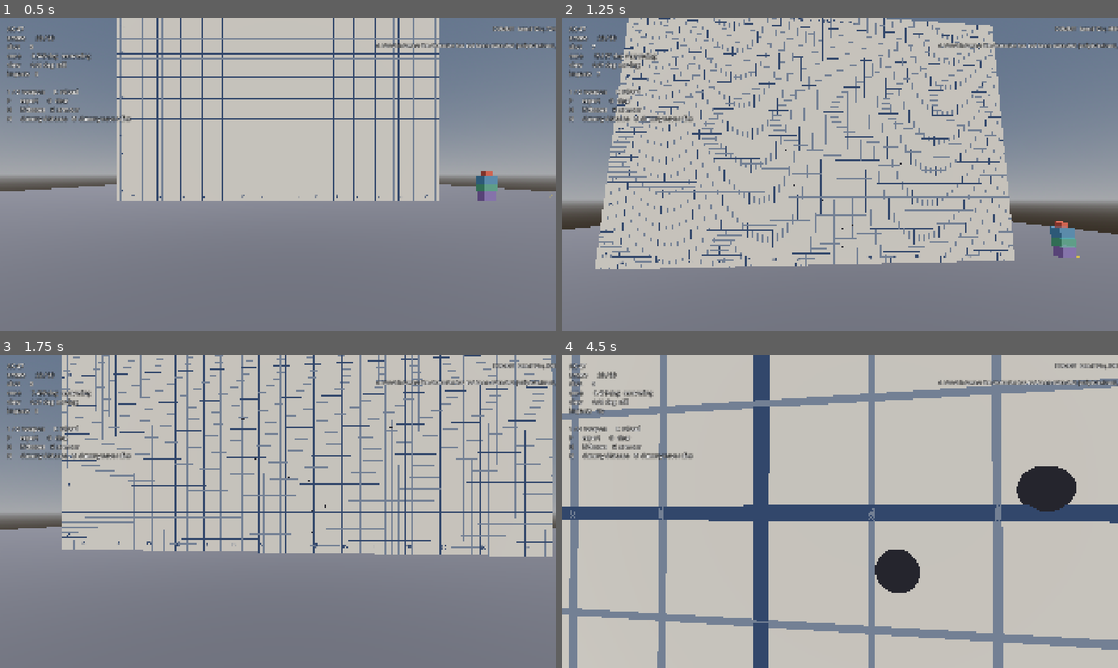
Above: before the commit, frames 1-4 (two rows, left to right).
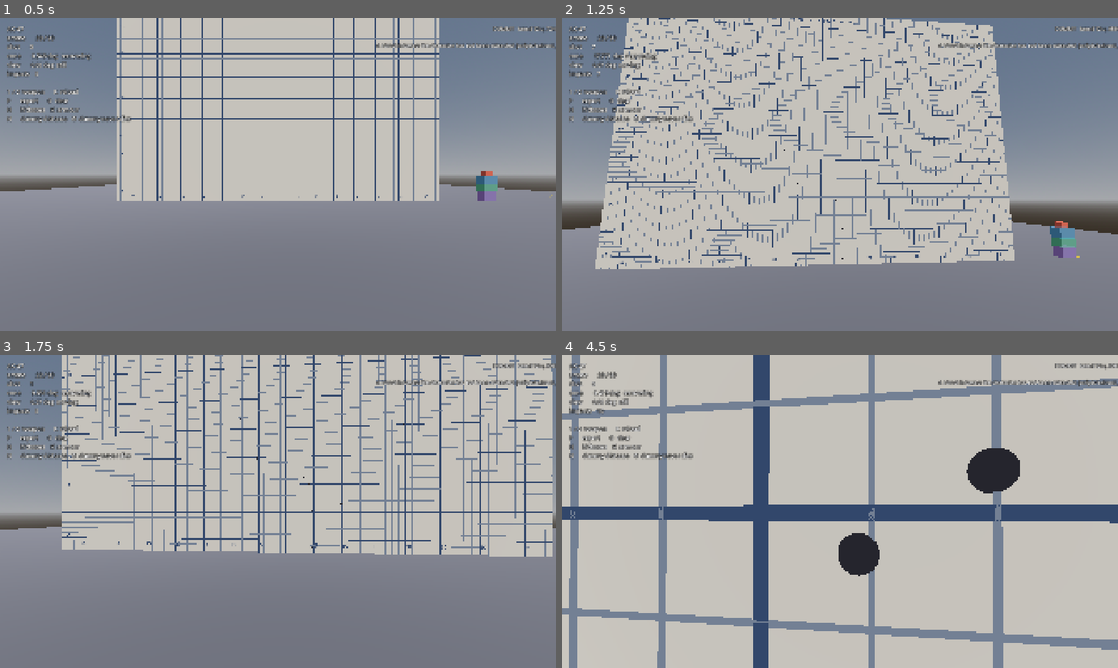
Above: after the commit, the same moments.

Repository: sidcarrollworks/CSGODOT
Game: Godot game, scene res://maps/test_range/test_range.tscn
Same seed, same stepped clock (60 frames per second), same inputs: the game is played once before the commit and once after it. This scene is started directly instead of the project's main scene.
Inputs (mouse positions are in pixels of both pictures, inside the frame that each line leads up to):
- Up to frame 1 (0.5 s): no input
- Up to frame 2 (1.25 s): move the mouse to (867, 174) at 0.52 s; press the mouse at (867, 174) at 0.53 s; hold W (move_forward) from 0.53 s (still down); tap Space (jump) at 0.77 s; tap Ctrl (duck) at 0.8 s
- Up to frame 3 (1.75 s): keep holding W (move_forward); move the mouse to (250, 511) at 1.27 s; release the mouse at (250, 511) at 1.28 s; tap Ctrl (duck) at 1.35 s; tap Space (jump) at 1.52 s; tap Shift (walk) at 1.55 s
- Up to frame 4 (4.5 s): keep holding W (move_forward); move the mouse to (851, 505) at 2.02 s; hold Shift (walk) 2.03-2.78 s; click (851, 505) at 2.3 s; move the mouse to (834, 517) at 2.77 s; click (834, 517) at 2.85 s; tap Space (jump) at 3.02, 3.77 s; tap Ctrl (duck) at 3.05, 4.35 s; move the mouse to (878, 514) at 3.52 s; hold Shift (walk) 3.53-4.28 s; right-click (878, 514) at 3.6 s; tap R (reload) at 4.15 s; move the mouse to (795, 508) at 4.27 s

Frame 1 is identical in both runs. In frame 2, less than 0.1% of the frame differs, in the area x 6-62%, y 11-78%; in frame 3, less than 0.1%; in frame 4, 4.0%, in the area x 49-93%, y 29-76%.

Commit message:
Let taps recover: CS's decaying recoil, and the rest of what the sheet implies
Sid: tapping "has the tendency to continue the spray pattern to the T
instead of slowly being reset". It did: any pause under 0.4 s carried on
down the pattern exactly, and a longer one started from the top.

Rounds now go where CS's aim punch has carried them (RecoilState), in the
shape CS:GO's code gives it: each round pushes the punch's velocity; the
punch decays by 8/s and 18 degrees/s, its velocity by 4.5/s; the recoil
index that picks the push decays to a tenth every half second once the
trigger has been off 1.1 cycles, and resets on a fresh magazine. CS2's own
constants are not published. The pushes are solved from the measured
patterns, so a held trigger still walks each pattern to a hundredth of a
degree; tapped, the same pushes decay between rounds. Ten AK rounds then
a 0.3 s pause lands the next at 6.3 degrees where the spray was at 13.6;
steady taps every 0.25 s stay within half a degree.

Also from the sheet and CS's model:
- A held trigger fires at the last round plus the cycle, not on the next
  tick, which had made 600 RPM come out at 591 (player and bots).
- Movement costs nothing under a third of top speed and all of it from
  95%, rising as the fourth root between, in proportion with walk held.
- A round's offset is a uniform share of the cone's radius, bunching
  rounds towards the centre, as CS draws it.

reference/weapons/README.md explains every column of the sheet and the
nuances by weapon; reference/weapons/TODO.md is the list for building
every other gun, split into what needs Sid's machine and what a cloud
thread can do.

Co-Authored-By: Claude Opus 5.5 (1M context) <noreply@anthropic.com>
Claude-Session: https://claude.ai/code/session_01UXJaMBKmu377kjggBnRGb5

Diff:
--- a/src/bots/bot.gd
+++ b/src/bots/bot.gd
@@ -217,6 +217,9 @@
 	weapon.trigger_held = bursting
 	var state := Weapon.ShooterState.new(Vector2(velocity.x, velocity.z).length(), on_ground, is_ducked)
 	weapon.update(delta, now, state)
+	# The round goes when the weapon is ready, not on the tick after, so a
+	# bot's rifle fires at its own rate as the player's does.
+	now = clampi(weapon.next_shot_usec(), now - int(delta * 1_000_000.0), now)
 	if not bursting or not weapon.can_fire(now):
 		return
 	var shot := weapon.fire(now, 0.0, eyes, yaw_degrees + _aim_error.x, pitch_degrees + _aim_error.y, state)
--- a/src/player/player_controller.gd
+++ b/src/player/player_controller.gd
@@ -321,7 +321,8 @@
 		Input.is_action_pressed(&"attack") or not fire_events.is_empty()
 	)
 	var state := Weapon.ShooterState.new(
-		Vector2(velocity.x, velocity.z).length(), on_ground, is_ducked
+		Vector2(velocity.x, velocity.z).length(), on_ground, is_ducked,
+		Input.is_action_pressed(&"walk")
 	)
 	weapon.update(delta, now, state)
 
@@ -336,8 +337,19 @@
 			state
 		)
 
+	# Held down, the next round goes the moment the weapon is ready, not on
+	# the tick after: on the tick, every gap rounds up to whole ticks and 600
+	# rounds a minute comes out at 591.
 	if Input.is_action_pressed(&"attack"):
-		_try_shoot(now, 1.0, input.yaw_degrees, input.pitch_degrees, state)
+		var tick_began := now - _tick_length_usec
+		var at := clampi(weapon.next_shot_usec(), tick_began, now)
+		_try_shoot(
+			at,
+			PlayerInput.tick_fraction(at, tick_began, _tick_length_usec),
+			input.yaw_degrees,
+			input.pitch_degrees,
+			state
+		)
 
 
 func _try_shoot(
--- /dev/null
+++ b/src/weapons/recoil_state.gd
@@ -0,0 +1,122 @@
+class_name RecoilState
+extends RefCounted
+
+## Where the recoil has carried the BULLETS, in degrees, as (right, up), and
+## how that recovers when the trigger is let go.
+##
+## This is CS's aim punch, in the shape CS:GO's code gives it (CS2's own
+## constants are not published): each round pushes the punch's VELOCITY, and
+## every moment the punch decays exponentially and by a fixed rate towards
+## zero while its velocity decays more slowly. Held down, the rounds come
+## faster than it can recover and it climbs; let go, it comes home within a
+## few tenths of a second. A round goes wherever it is when the trigger breaks.
+##
+## The spray patterns are measured positions, not pushes, so the pushes are
+## SOLVED from them (solve_impulses): the push each round needs so that, held
+## at the weapon's own rate of fire and decaying all the while, the next round
+## lands exactly on the pattern's next entry. Held down, the bullets walk the
+## measured pattern. Tapped, the same pushes decay between rounds, and the
+## recoil index they are chosen by decays too (Weapon), so a tap lands short
+## of where the spray would have got to, and further short the longer the gap.
+##
+## The view kick is a separate system entirely (Weapon.aim_punch and its
+## springs, tuned by eye against CS2). This decides only where rounds go.
+
+## Exponential decay of the punch, per second (CS:GO weapon_recoil_decay2_exp).
+const DECAY_EXP := 8.0
+## Linear decay of the punch, degrees per second of the punch itself
+## (weapon_recoil_decay2_lin). The bullets move by the punch times
+## BULLET_SCALE, so in the bullets' degrees it is this times that.
+const DECAY_LIN := 18.0
+## Exponential decay of the punch's velocity, per second
+## (weapon_recoil_vel_decay).
+const VELOCITY_DECAY := 4.5
+## How far the bullets move per degree of punch (weapon_recoil_scale).
+const BULLET_SCALE := 2.0
+
+## The state is stepped no coarser than this. Finer than the 128 Hz tick
+## because a round lands part-way through a tick, and the steps must come
+## out the same however the time between two rounds is cut up; at 1/512 s
+## the difference is under a hundredth of a degree over a magazine.
+const MAX_STEP := 1.0 / 512.0
+
+## Past this long without a round, the punch is back at zero for good: its
+## linear decay pins it there once the velocity left is below it.
+const SETTLED_AFTER := 1.0
+
+var value: Vector2 = Vector2.ZERO
+var velocity: Vector2 = Vector2.ZERO
+
+
+func reset() -> void:
+	value = Vector2.ZERO
+	velocity = Vector2.ZERO
+
+
+## Runs the punch forward by seconds.
+func advance(seconds: float) -> void:
+	if seconds <= 0.0:
+		return
+	if seconds > SETTLED_AFTER:
+		value = Vector2.ZERO
+		velocity *= exp(-VELOCITY_DECAY * seconds)
+		return
+	var steps := maxi(ceili(seconds / MAX_STEP - 0.000001), 1)
+	var dt := seconds / float(steps)
+	for i in steps:
+		_step(dt)
+
+
+## One step, in CS's order: the angle decays exponentially, then linearly
+## towards zero (never through it), then moves by the velocity, which decays
+## halfway through.
+func _step(dt: float) -> void:
+	value *= exp(-DECAY_EXP * dt)
+	var size := value.length()
+	if size > 0.0:
+		value *= maxf(size - DECAY_LIN * BULLET_SCALE * dt, 0.0) / size
+	value += velocity * dt * 0.5
+	velocity *= exp(-VELOCITY_DECAY * dt)
+	value += velocity * dt * 0.5
+
+
+## The push each round of a held spray gives the velocity, solved so the
+## rounds land on pattern, fired every cycle_time apart. Entry i is the push
+## round i gives, taking the bullets from pattern entry i to entry i + 1.
+##
+## Solved round by round, each by Newton's method on the two components; the
+## decay is nearly linear in the push, so it converges in two or three
+## iterations.
+static func solve_impulses(pattern: PackedVector2Array, cycle_time: float) -> PackedVector2Array:
+	var impulses := PackedVector2Array()
+	var state := RecoilState.new()
+	for i in range(pattern.size() - 1):
+		var target := pattern[i + 1]
+		var push := (target - state.value) / maxf(cycle_time, 0.0001)
+		for iteration in 20:
+			var landed := _landing(state, push, cycle_time)
+			var miss := target - landed
+			if miss.length() < 0.000001:
+				break
+			var h := 0.001
+			var dx := (_landing(state, push + Vector2(h, 0.0), cycle_time) - landed) / h
+			var dy := (_landing(state, push + Vector2(0.0, h), cycle_time) - landed) / h
+			var det := dx.x * dy.y - dy.x * dx.y
+			if absf(det) < 0.0000001:
+				break
+			push += Vector2(
+				(dy.y * miss.x - dy.x * miss.y) / det,
+				(-dx.y * miss.x + dx.x * miss.y) / det
+			)
+		impulses.append(push)
+		state.velocity += push
+		state.advance(cycle_time)
+	return impulses
+
+
+static func _landing(from: RecoilState, push: Vector2, seconds: float) -> Vector2:
+	var trial := RecoilState.new()
+	trial.value = from.value
+	trial.velocity = from.velocity + push
+	trial.advance(seconds)
+	return trial.value
--- a/src/weapons/weapon.gd
+++ b/src/weapons/weapon.gd
@@ -9,8 +9,9 @@
 ##
 ## Two things here are load-bearing for how CS feels:
 ##
-## The view kick and the bullet trajectory are SEPARATE. Bullets follow the
-## spray pattern exactly. The view gets a smaller, spring-damped nudge that
+## The view kick and the bullet trajectory are SEPARATE. Bullets walk the
+## spray pattern exactly on a held trigger (RecoilState). The view gets a
+## smaller, spring-damped nudge that
 ## only suggests the pattern, so you cannot read your own recoil off the
 ## screen: you learn the pattern and pull against it. Gluing the two together
 ## gives a view that snaps to each bullet and sags between them, which is
@@ -26,13 +27,17 @@
 	var speed: float = 0.0
 	var on_ground: bool = true
 	var ducked: bool = false
+	## Holding the walk key, which makes moving cost accuracy in proportion
+	## to speed rather than steeply, as CS does.
+	var walking: bool = false
 
 	func _init(
-		p_speed: float = 0.0, p_on_ground: bool = true, p_ducked: bool = false
+		p_speed: float = 0.0, p_on_ground: bool = true, p_ducked: bool = false, p_walking: bool = false
 	) -> void:
 		speed = p_speed
 		on_ground = p_on_ground
 		ducked = p_ducked
+		walking = p_walking
 
 
 ## One bullet, with everything needed to trace it and to explain it later.
@@ -58,6 +63,19 @@
 ## caller's frame length. 128 Hz, the simulation tick the constants suit.
 const PUNCH_MAX_STEP := 1.0 / WeaponData.SIMULATION_HZ
 
+## The recoil index starts to decay once the trigger has been off this many
+## cycles, so it never does during a spray, and then falls to a tenth every
+## 1 / RECOIL_INDEX_DECAY seconds. CS:GO's weapon_recoil_decay_coefficient,
+## which replaced a flat 0.55 s reset (weapon_recoil_cooldown); CS2's own
+## value is not published.
+const RECOIL_INDEX_DELAY_CYCLES := 1.1
+const RECOIL_INDEX_DECAY := 2.0
+
+## Movement inaccuracy starts at this share of the weapon's top speed and is
+## all there at the second (CS:GO's 0.34 and 0.95).
+const MOVING_FROM := 0.34
+const MOVING_FULL := 0.95
+
 var data: WeaponData
 
 var ammo: int = 0
@@ -103,7 +121,17 @@
 	get: return _snap.velocity + _hold.velocity
 
 var _last_shot_usec: int = -1_000_000_000
-var _shot_index: int = 0
+## CS's recoil index, as it stood just after the last round: which round of
+## the pattern the next one is. A round adds one; off the trigger it decays,
+## to a tenth every half second (recoil_index_at), so a tap after a short
+## pause carries on from part-way down the pattern rather than from where the
+## spray left off or from the top.
+var _recoil_index: float = 0.0
+## The latest time the weapon has been told about, for shot_index().
+var _clock_usec: int = 0
+## Where the recoil has carried the bullets, and the pushes the rounds give it.
+var _recoil := RecoilState.new()
+var _impulses := PackedVector2Array()
 var _inaccuracy: float = 0.0
 var _was_on_ground: bool = true
 var _reloading_until_usec: int = -1
@@ -113,12 +141,35 @@
 	data = p_data
 	ammo = data.magazine_size
 	reserve = data.reserve_ammo
-
-
-## How far through the spray we are. Resets when you stop firing long enough
-## for the recoil to recover.
+	var pattern := PackedVector2Array()
+	for i in data.recoil_pattern.size():
+		pattern.append(data.recoil_offset(i))
+	_impulses = RecoilState.solve_impulses(pattern, data.cycle_time)
+
+
+## Which round of the pattern the next one is, now. Falls back towards zero
+## off the trigger.
 func shot_index() -> int:
-	return _shot_index
+	return floori(recoil_index_at(_clock_usec))
+
+
+## The recoil index at a moment: as the last round left it, decayed for as
+## long as the trigger has been off past RECOIL_INDEX_DELAY_CYCLES. Worked
+## out from the time rather than stepped, so it is the same however the ticks
+## fell.
+func recoil_index_at(now_usec: int) -> float:
+	var gap := float(now_usec - _last_shot_usec) / 1_000_000.0
+	var off_trigger := gap - data.cycle_time * RECOIL_INDEX_DELAY_CYCLES
+	if off_trigger <= 0.0:
+		return _recoil_index
+	return _recoil_index * exp(-off_trigger * log(10.0) * RECOIL_INDEX_DECAY)
+
+
+## When a held trigger fires next: the last round plus the cycle time,
+## exactly. Firing on the tick instead rounds every gap up to a whole tick,
+## which is 591 rounds a minute at 128 Hz rather than 600.
+func next_shot_usec() -> int:
+	return _last_shot_usec + int(round(data.cycle_time * 1_000_000.0))
 
 
 func is_reloading(now_usec: int) -> bool:
@@ -140,6 +191,7 @@
 ## jump puts the landing penalty on. Without it the shooter counts as
 ## standing on the ground.
 func update(dt: float, now_usec: int, state: ShooterState = null) -> void:
+	_clock_usec = maxi(_clock_usec, now_usec)
 	var since_shot := float(now_usec - _last_shot_usec) / 1_000_000.0
 
 	# Held, and still shooting. The gap matters as well as the button, because
@@ -153,15 +205,6 @@
 	_was_firing = firing
 
 	_decay_punch(dt, firing)
-
-	# Back to the top of the pattern once the trigger has been off long enough.
-	#
-	# Keyed on time, not on how far the view has recovered. Every pattern's
-	# first entry is (0, 0), so the punch after shot one is zero and a
-	# recovery test would reset the spray before it had begun: every shot came
-	# out as shot one and the gun had no pattern at all.
-	if since_shot > data.recoil_reset_time:
-		_shot_index = 0
 
 	var ducked := state != null and state.ducked
 	if state != null:
@@ -292,13 +335,18 @@
 		base = data.inaccuracy_crouching
 	if not state.on_ground:
 		base += maxf(data.inaccuracy_jumping - data.inaccuracy_standing, 0.0)
-	if state.speed > data.inaccuracy_speed_threshold:
-		# Scales with how fast you are going, so a slow walk is nearly free
-		# and a full sprint is hopeless.
-		var over := (state.speed - data.inaccuracy_speed_threshold) / maxf(
-			data.max_player_speed - data.inaccuracy_speed_threshold, 1.0
-		)
-		base += maxf(data.inaccuracy_moving - data.inaccuracy_standing, 0.0) * clampf(over, 0.0, 1.0)
+	# Nothing under a third of the weapon's top speed, all of it from 95% up,
+	# as CS does. Between, it rises steeply (the fourth root) unless the walk
+	# key is down, when it is in proportion: a little speed costs a lot
+	# unless you are walking, which is what makes counter-strafing matter.
+	var over := inverse_lerp(
+		data.max_player_speed * MOVING_FROM, data.max_player_speed * MOVING_FULL, state.speed
+	)
+	if over > 0.0:
+		over = minf(over, 1.0)
+		if not state.walking:
+			over = pow(over, 0.25)
+		base += maxf(data.inaccuracy_moving - data.inaccuracy_standing, 0.0) * over
 	return base + _inaccuracy
 
 
@@ -338,13 +386,21 @@
 	if not can_fire(now_usec):
 		return null
 
-	var current := data.recoil_offset(_shot_index)
-
-	# The bullet goes exactly to this shot's entry in the pattern, measured
-	# from where the player is actually pointing. Nothing about the view is
-	# involved: not the punch that has built up, not how much of it has sprung
-	# back, not how large the view kick is configured to be. Turning the view
-	# kick off entirely would leave every bullet hole where it is.
+	# The recoil since the last round: the punch decays, and once the trigger
+	# has been off for a little over a cycle, so does the index. Both run on
+	# the time between rounds, so where a round goes does not depend on how
+	# the ticks fell.
+	_recoil.advance(float(now_usec - _last_shot_usec) / 1_000_000.0)
+	var index := recoil_index_at(now_usec)
+	var round_index := floori(index)
+	var current := _recoil.value
+
+	# The bullet goes where the recoil has carried it, measured from where the
+	# player is actually pointing. Held down, that is exactly this round's
+	# entry in the pattern. Nothing about the view is involved: not the punch
+	# that has built up, not how much of it has sprung back, not how large the
+	# view kick is configured to be. Turning the view kick off entirely would
+	# leave every bullet hole where it is.
 	#
 	# This is the whole point. The pattern is the truth and it is the same
 	# every spray, which is what makes it learnable. The view only suggests it.
@@ -354,18 +410,18 @@
 		yaw_degrees - current.x,
 		pitch_degrees + current.y,
 		spread,
-		_shot_index
+		round_index
 	)
 
 	# The view gets kicked by this shot's own recoil, scaled down, and as a
 	# push on the punch velocity rather than a jump in the angle, so it rises
 	# into the kick over the next few ticks.
-	var punch := _view_kick_for(_shot_index)
+	var punch := _view_kick_for(round_index)
 
 	var shot := Shot.new()
 	shot.origin = origin
 	shot.direction = direction
-	shot.shot_index = _shot_index
+	shot.shot_index = round_index
 	shot.timestamp_usec = now_usec
 	shot.tick_fraction = tick_fraction
 	shot.inaccuracy = spread
@@ -378,8 +434,11 @@
 	_model_snap.kick(punch * data.model_snap_punch_impulse_scale())
 	_model_hold.kick(punch * data.model_hold_punch_impulse_scale())
 	_inaccuracy += data.inaccuracy_per_shot
-	_shot_index += 1
+	if not _impulses.is_empty():
+		_recoil.velocity += _impulses[mini(round_index, _impulses.size() - 1)]
+	_recoil_index = index + 1.0
 	_last_shot_usec = now_usec
+	_clock_usec = maxi(_clock_usec, now_usec)
 	ammo -= 1
 
 	return shot
@@ -401,11 +460,15 @@
 	ammo += taken
 	reserve -= taken
 	_reloading_until_usec = -1
+	# CS starts the pattern again on a fresh magazine.
+	_recoil_index = 0.0
 	return true
 
 
-## Applies the spread cone to an aim direction. Uniform over the disc rather
-## than over the radius, so shots are not bunched toward the centre.
+## Applies the spread cone to an aim direction. The radius is a uniform
+## random share of the cone, as CS draws it, which bunches rounds towards the
+## centre: half of them land within half the cone, where spreading them evenly
+## over the disc would put only a quarter there.
 func _spread_direction(
 	yaw_degrees: float, pitch_degrees: float, spread_degrees: float, shot: int
 ) -> Vector3:
@@ -417,7 +480,7 @@
 	rng.seed = _shot_seed(shot)
 
 	var angle := rng.randf() * TAU
-	var radius := sqrt(rng.randf()) * spread_degrees
+	var radius := rng.randf() * spread_degrees
 
 	var right := direction.cross(Vector3.UP)
 	if right.length_squared() < 0.0001:
--- a/src/weapons/weapon_data.gd
+++ b/src/weapons/weapon_data.gd
@@ -154,15 +154,6 @@
 @export var recoil_scale: float = 1.0
 
 
-## How long the trigger has to be off before the spray starts from the top
-## again, in seconds.
-##
-## This is deliberately a time and not a test on how far the view has
-## recovered. The first entry of a pattern is (0, 0) by definition, so the
-## accumulated punch after shot one is zero, and a recovery test would decide
-## the spray had finished before it had started. That bug made every shot
-## shot number one and flattened the pattern entirely.
-@export var recoil_reset_time: float = 0.4
 
 # --- View punch -----------------------------------------------------------
 #
@@ -369,9 +360,6 @@
 @export var recovery_time_stand: float = 0.368
 @export var recovery_time_crouch: float = 0.305257
 
-## Speed below which movement inaccuracy does not apply. CS lets you walk
-## slowly without penalty, which is why counter-strafing matters.
-@export var inaccuracy_speed_threshold: float = 55.0
 
 
 ## How high a punch peaks, against the velocity a shot gives it and the
--- a/tests/run_weapon_tests.gd
+++ b/tests/run_weapon_tests.gd
@@ -28,7 +28,8 @@
 		_test_recoil_follows_the_pattern()
 		_test_recoil_recovers()
 		_test_held_trigger_walks_the_whole_pattern()
-		_test_spray_resets_on_time()
+		_test_tapping_recovers_gradually()
+		_test_the_rate_of_fire_is_exact()
 		_test_patterns_are_the_measured_ones()
 		_test_recoil_scale()
 		_test_bullets_ignore_the_view_kick()
@@ -279,44 +280,78 @@
 			)
 
 
-## The spray restarts on time off the trigger, not on how far the view has
-## recovered. A pattern's first entry is (0, 0), so punch after shot one is
-## zero and a recovery test resets a spray that has not started.
-func _test_spray_resets_on_time() -> void:
+## Tapping is not spraying slowly. Off the trigger both the recoil and the
+## recoil index recover, so a round after a pause lands short of where the
+## spray would have got to, the more so the longer the pause, and steady taps
+## settle low instead of walking the whole pattern. Sid, 2026-09-22: tapping
+## "has the tendency to continue the spray pattern to the T instead of slowly
+## being reset".
+func _test_tapping_recovers_gradually() -> void:
+	var data := WeaponLibrary.ak47()
+	data.inaccuracy_standing = 0.0
+	data.inaccuracy_per_shot = 0.0
+	var cycle := int(data.cycle_time * SECOND)
+
+	var first := Weapon.new(data).fire(0, 0.0, Vector3.ZERO, 0.0, 0.0, _standing())
+	_check(first != null and first.shot_index == 0, "the first shot is shot zero")
+
+	# Ten rounds held, a pause, then one more.
+	var heights: Array[float] = []
+	var indices: Array[int] = []
+	for pause in [0.15, 0.3, 0.6, 1.5]:
+		var weapon := Weapon.new(data)
+		for shot in 10:
+			weapon.fire(shot * cycle, 0.0, Vector3.ZERO, 0.0, 0.0, _standing())
+		var at := 9 * cycle + int(pause * SECOND)
+		var shot := weapon.fire(at, 0.0, Vector3.ZERO, 0.0, 0.0, _standing())
+		heights.append(PlayerInput.angles_from_direction(shot.direction).y)
+		indices.append(shot.shot_index)
+	var held: float = data.recoil_offset(10).y
+	_check(
+		heights[0] < held and heights[0] > 0.5,
+		"after 0.15 s off the trigger a round lands short of the spray's %.2f degrees, but not at the aim (%.2f)"
+			% [held, heights[0]]
+	)
+	_check(
+		heights[0] > heights[1] and heights[1] > heights[2] and heights[2] >= heights[3],
+		"the longer the pause, the lower it lands (%s)" % [heights]
+	)
+	_check(absf(heights[3]) < 0.01, "after a second and a half the recoil is gone (%.3f)" % heights[3])
+	_check(
+		indices[0] > indices[1] and indices[1] > indices[2] and indices[3] == 0,
+		"and the pattern falls back towards its top, not to it at once (%s)" % [indices]
+	)
+	# Ten rounds leave the index at 10; 0.6 s off, less the 0.11 s it waits,
+	# takes it to a tenth to the power of 0.98.
+	_check_equal(indices[2], 1, "0.6 s off the trigger, ten rounds in, the next is round 1")
+
+	# Steady taps a quarter of a second apart stay near the aim; the same
+	# eight rounds held climb most of the way up the pattern.
+	var tapper := Weapon.new(data)
+	var highest := 0.0
+	for shot in 8:
+		var tap := tapper.fire(shot * int(0.25 * SECOND), 0.0, Vector3.ZERO, 0.0, 0.0, _standing())
+		highest = maxf(highest, PlayerInput.angles_from_direction(tap.direction).y)
+	_check(
+		highest < 1.0 and highest < data.recoil_offset(7).y * 0.2,
+		"tapping every 0.25 s stays within a degree (%.2f), where holding climbs %.2f"
+			% [highest, data.recoil_offset(7).y]
+	)
+
+	# And the view: the first round's kick is a push on the spring, so the
+	# view has not moved yet the instant it goes.
+	var viewer := Weapon.new(data)
+	viewer.fire(0, 0.0, Vector3.ZERO, 0.0, 0.0, _standing())
+	_check_near(viewer.aim_punch.length(), 0.0, "the first shot has not moved the view yet")
+
+
+## A held trigger fires at the weapon's own rate however the ticks fall: the
+## next round is due at the last one plus the cycle, not on the tick after.
+func _test_the_rate_of_fire_is_exact() -> void:
 	var data := WeaponLibrary.ak47()
 	var weapon := Weapon.new(data)
-	var state := _standing()
-	var now := 0
-
-	# One shot, then wait less than the reset time.
-	now += int(DT * SECOND)
-	weapon.update(DT, now)
-	var first := weapon.fire(now, 1.0, Vector3.ZERO, 0.0, 0.0, state)
-	_check(first != null and first.shot_index == 0, "the first shot is shot zero")
-	_check_near(
-		weapon.aim_punch.length(), 0.0,
-		"the first shot kicks the view nowhere, because the pattern starts at zero"
-	)
-
-	var short_wait := int(data.recoil_reset_time * 0.5 * SECOND)
-	var target := now + short_wait
-	while now < target:
-		now += int(DT * SECOND)
-		weapon.update(DT, now)
-	_check_equal(
-		weapon.shot_index(), 1,
-		"a pause shorter than the reset time keeps the place in the pattern"
-	)
-
-	var long_wait := int(data.recoil_reset_time * 1.5 * SECOND)
-	target = now + long_wait
-	while now < target:
-		now += int(DT * SECOND)
-		weapon.update(DT, now)
-	_check_equal(
-		weapon.shot_index(), 0,
-		"a pause longer than the reset time starts the pattern again"
-	)
+	weapon.fire(0, 0.0, Vector3.ZERO, 0.0, 0.0, _standing())
+	_check_equal(weapon.next_shot_usec(), int(data.cycle_time * SECOND), "the next round is due one cycle on")
 
 
 ## The patterns are the ones read off the CS2 spray plots, not placeholders.
Not shown, added: src/weapons/recoil_state.gd.uid
Not shown, changed: README.md
Not shown, changed: reference/weapon_stats.md
Not shown, added: reference/weapons/README.md
Not shown, added: reference/weapons/TODO.md
